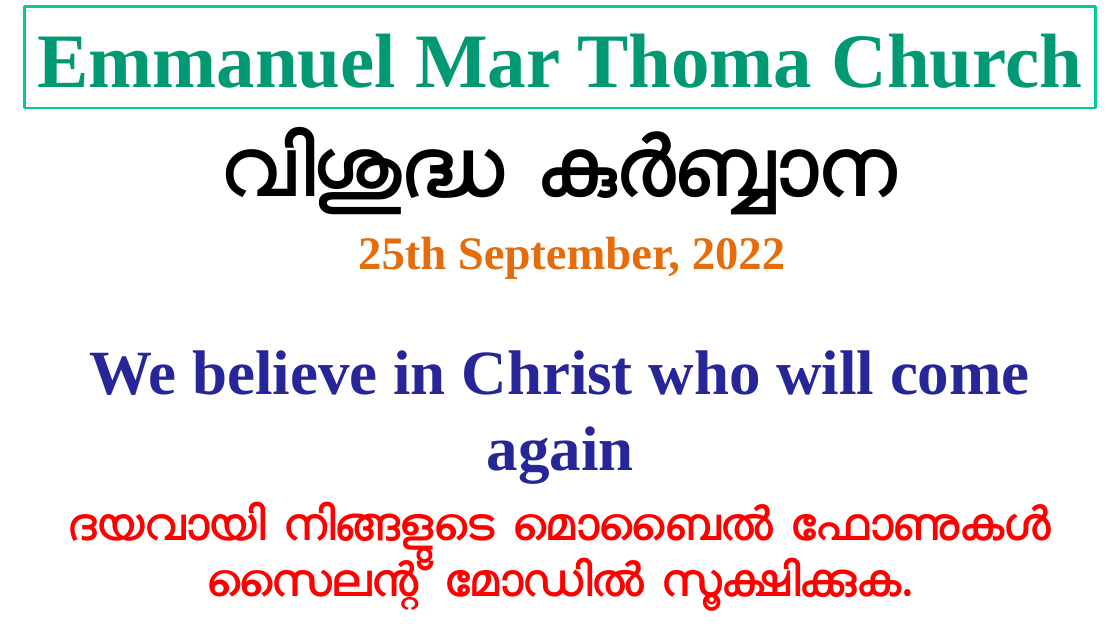
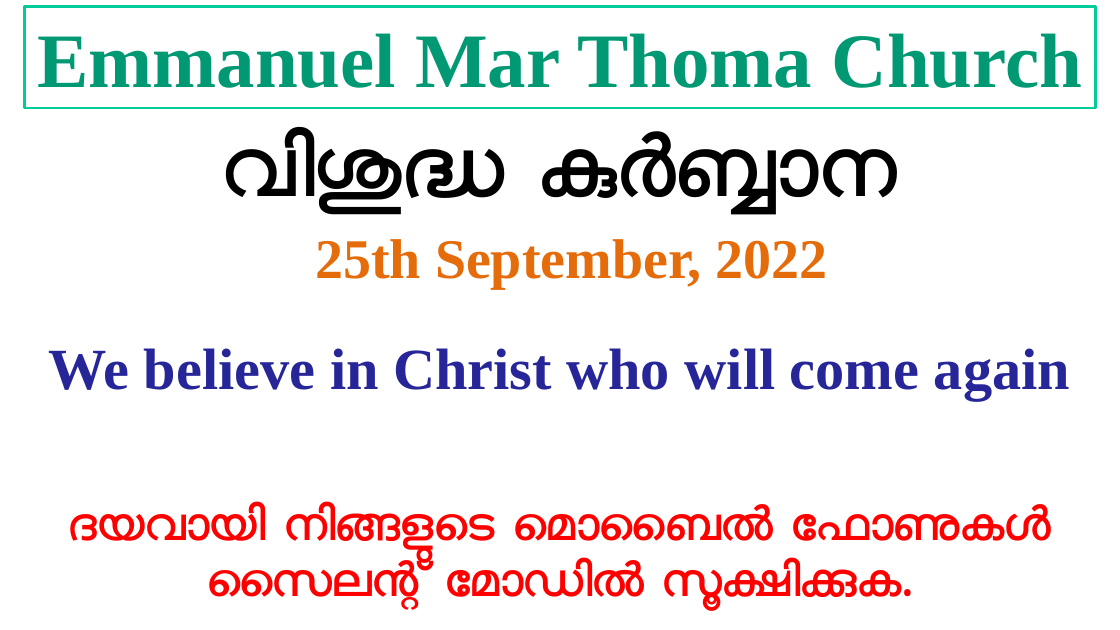
Before and after one commit to gijocode/Church_PPT_Utility, a slide deck: slide 1 of templates/malayalam_service_template.pptx. Drawn at 1120x630 pixels with LibreOffice and Linux fonts; fonts in the diff are those of the drawing. Boxes give left, top, right and bottom in pixels: in the first picture for what was removed or moved away, otherwise in the second. Text is boxed around its words. In the diff, an @@ line names an element or a change of style, - is before the commit and + after.

Commit message:
fixed first slide issue

```diff
--- a/templates/malayalam_service_template.pptx
+++ b/templates/malayalam_service_template.pptx
@@ text "25th September, 2022" at (315, 239, 828, 289): size 40 to 48 pt @@
@@ text "We believe in Christ who ..." at (48, 348, 1070, 401): size 54 to 50 pt @@
```
Also in this commit, not shown: 1 other file.
